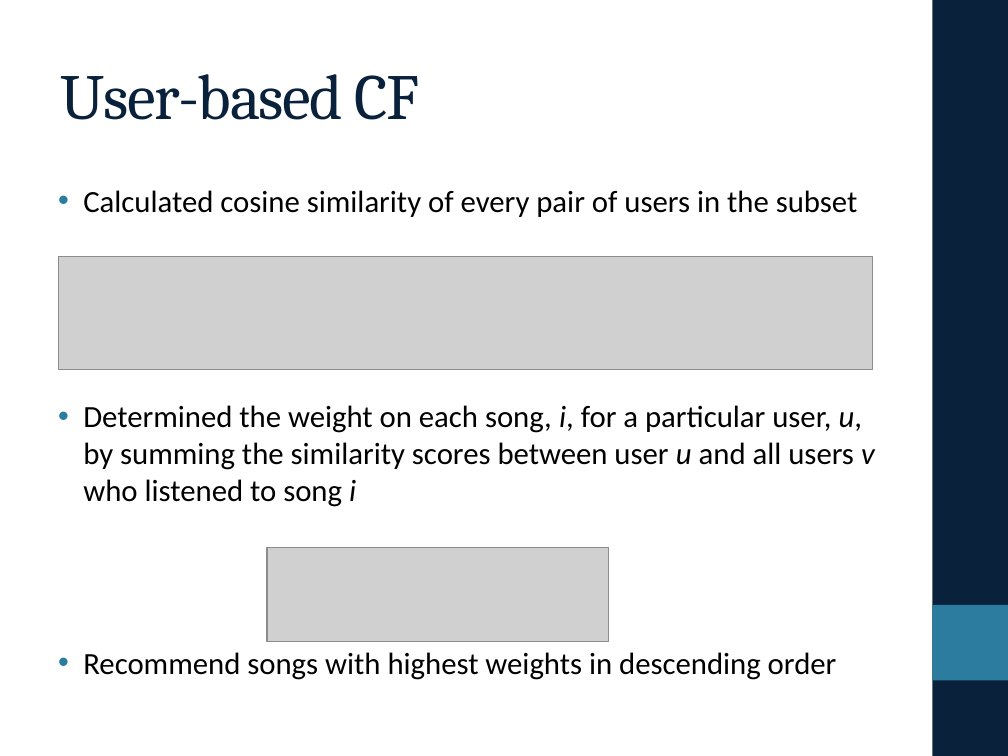
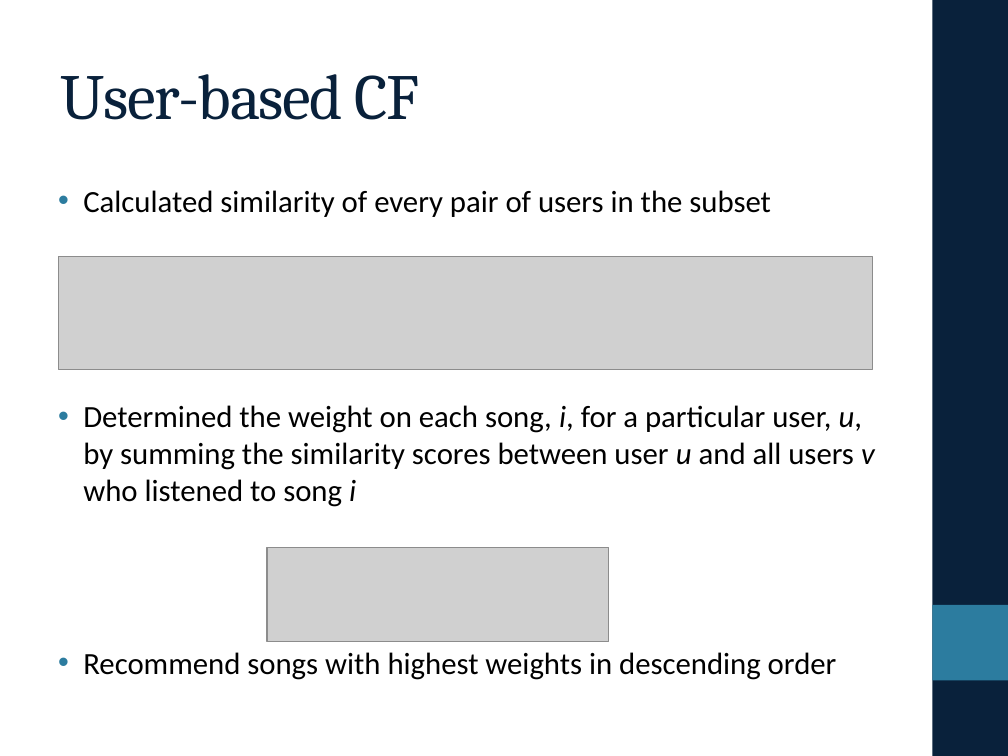
Before and after one commit to eringrand/musicanalysis, a slide deck: slide 8 of presentation/PresentationFinal.pptx. Drawn at 1008x756 pixels with LibreOffice and Linux fonts; fonts in the diff are those of the drawing; grey boxes stand for pictures. Boxes give left, top, right and bottom in pixels: in the first picture for what was removed or moved away, otherwise in the second. Text is boxed around its words. In the diff, an @@ line names an element or a change of style, - is before the commit and + after.

```diff
--- a/presentation/PresentationFinal.pptx
+++ b/presentation/PresentationFinal.pptx
@@ text at (83, 190, 771, 217): text changed @@
-• Calculated cosine similarity of every pair of users in the subset
+• Calculated similarity of every pair of users in the subset
```
Also in this commit, not shown: 3 other slides changed, 3 slides added, 3 slides removed, 1 other file.
